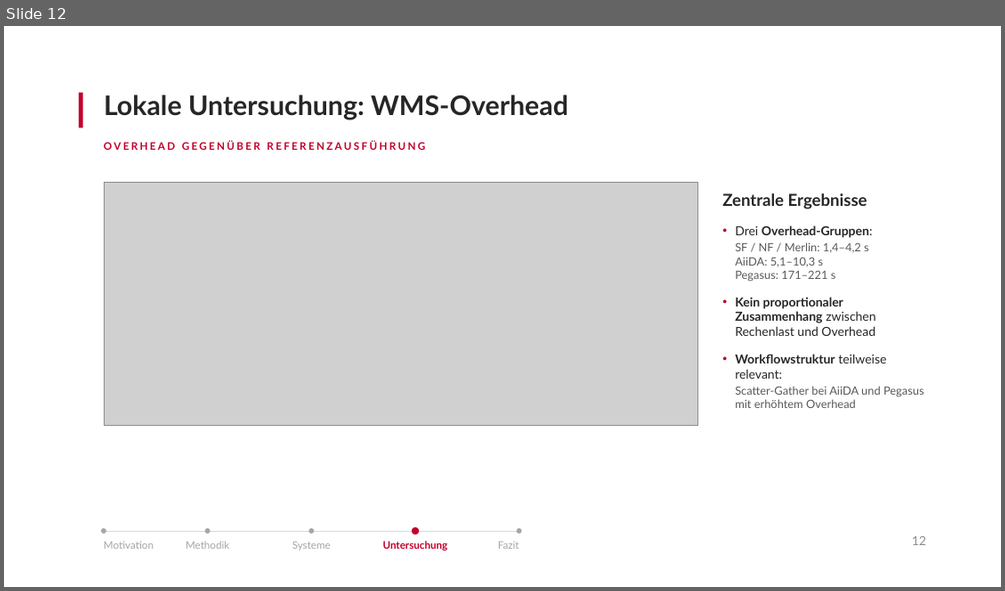
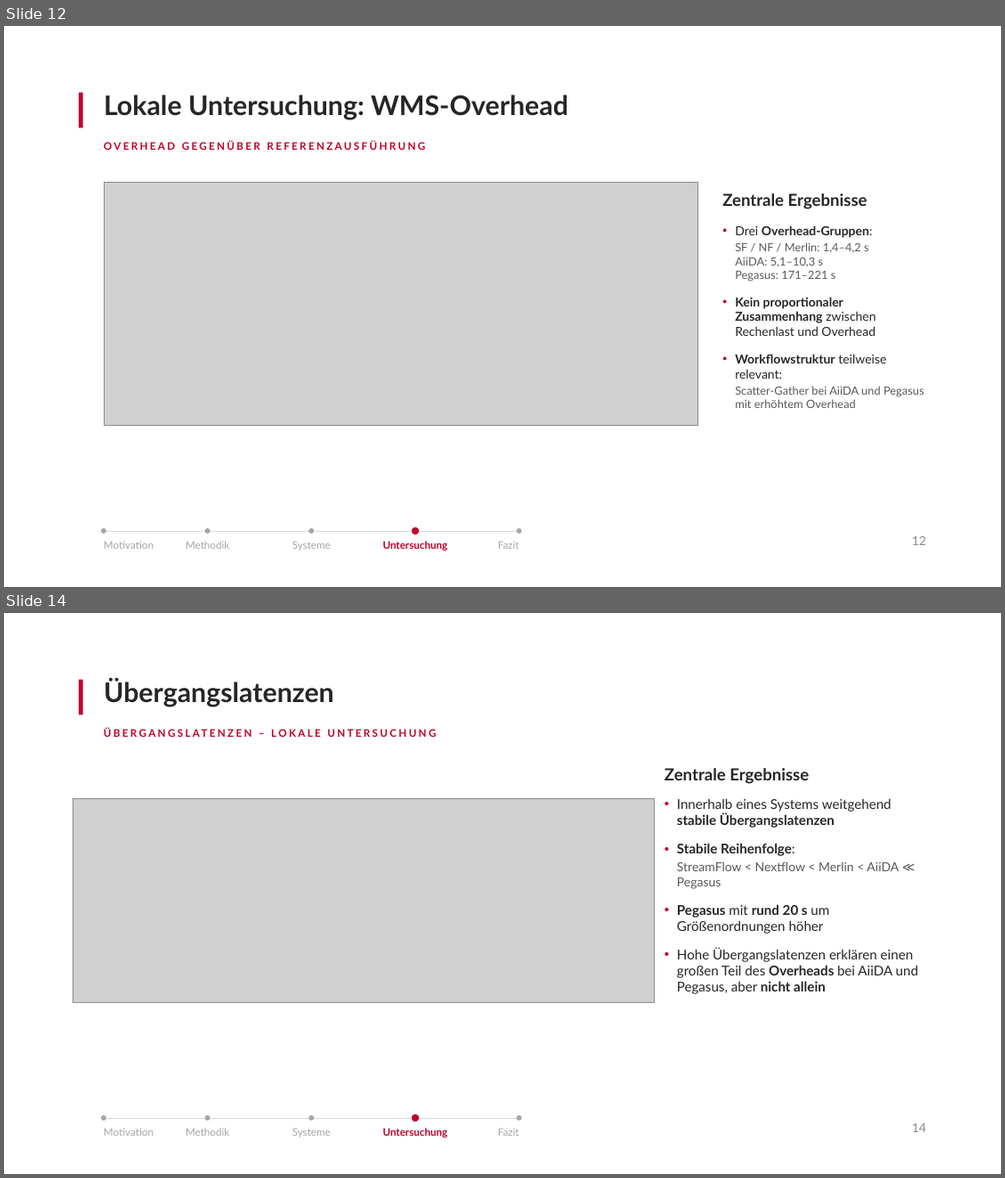
Before and after one commit to antahiri/bachelorarbeit-wms, a slide deck: Präsentation-Kolloqium.pptx. Shown one above the other, each under a label of ours: slide 12 before the commit, slides 12 and 14 after it; the slides between them are not shown. The pictures are 1005x591 and 1005x1178 pixels, drawn with LibreOffice and Linux fonts; fonts in the diff are those of the drawing; grey boxes stand for pictures. Boxes give left, top, right and bottom in pixels: in the first picture for what was removed or moved away, otherwise in the second. Text is boxed around its words. In the diff, an @@ line names an element or a change of style, - is before the commit and + after.

```diff
--- a/Präsentation-Kolloqium.pptx
+++ b/Präsentation-Kolloqium.pptx
@@ slide 14 added at (4, 613, 1001, 1174), background #FFFFFF @@
@@ rectangle added at (79, 680, 83, 714), fill #C1002A @@
@@ text added at (104, 679, 334, 707), 10 pt, text #C1002A, bold @@
+ÜBERGANGSLATENZEN – LOKALE UNTERSUCHUNG
@@ text added at (664, 768, 809, 784), 16 pt, text #262626, bold @@
+Zentrale Ergebnisse
@@ picture added at (73, 799, 655, 1004) @@
@@ text added at (677, 799, 918, 994), 13 pt, text #262626 @@
+• Innerhalb eines Systems weitgehend stabile Übergangslatenzen
+• Stabile Reihenfolge:
+StreamFlow < Nextflow < Merlin < AiiDA ≪ Pegasus
+• Pegasus mit rund 20 s um Größenordnungen höher
+• Hohe Übergangslatenzen erklären einen großen Teil des Overheads bei AiiDA und Pegasus, aber nicht allein
@@ title added at (720, 813, 834, 827), 26 pt, text #262626, bold @@
+Übergangslatenzen
@@ ellipse added at (101, 1116, 106, 1121), fill #A6A6A6 @@
@@ line added from (104, 1118) to (519, 1118), #D9D9D9 0.75 pt @@
@@ ellipse added at (205, 1116, 210, 1121), fill #A6A6A6 @@
@@ ellipse added at (309, 1116, 315, 1121), fill #A6A6A6 @@
@@ ellipse added at (412, 1114, 419, 1121), fill #C1002A @@
@@ ellipse added at (517, 1116, 521, 1121), fill #A6A6A6 @@
@@ text added at (104, 1127, 154, 1135), 10 pt, text #A6A6A6 @@
+Motivation
@@ text added at (186, 1127, 229, 1135), 10 pt, text #A6A6A6 @@
+Methodik
@@ text added at (292, 1128, 331, 1137), 10 pt, text #A6A6A6 @@
+Systeme
@@ text added at (383, 1127, 448, 1137), 10 pt, text #C1002A, bold @@
+Untersuchung
@@ text added at (498, 1128, 519, 1135), 10 pt, text #A6A6A6 @@
+Fazit
@@ text added at (912, 1123, 926, 1132), 12 pt, text #8C8C8C @@
+14
```
Also in this commit, not shown: 1 slide changed, 1 other slide added, 1 slide removed.
